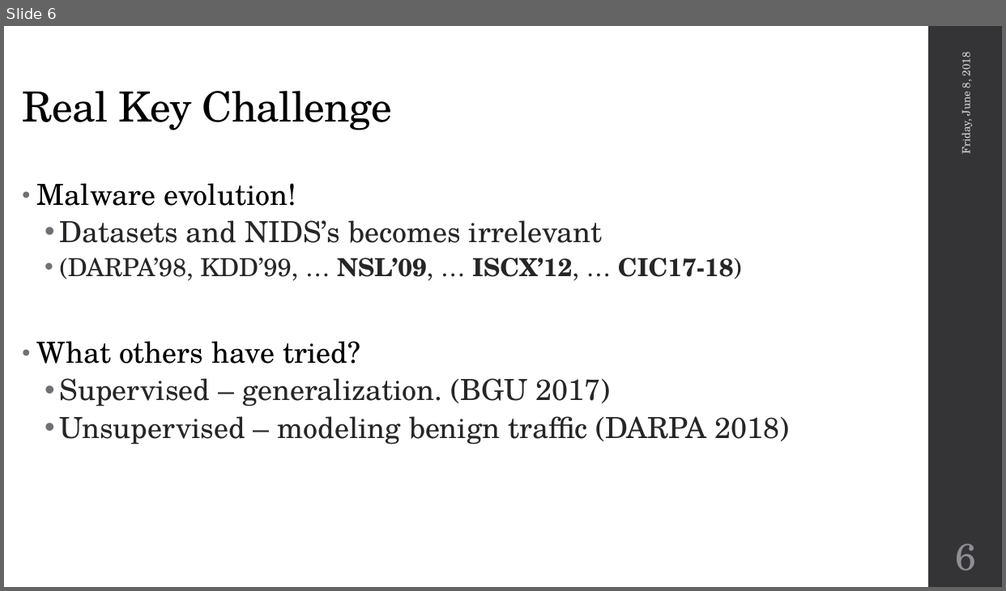
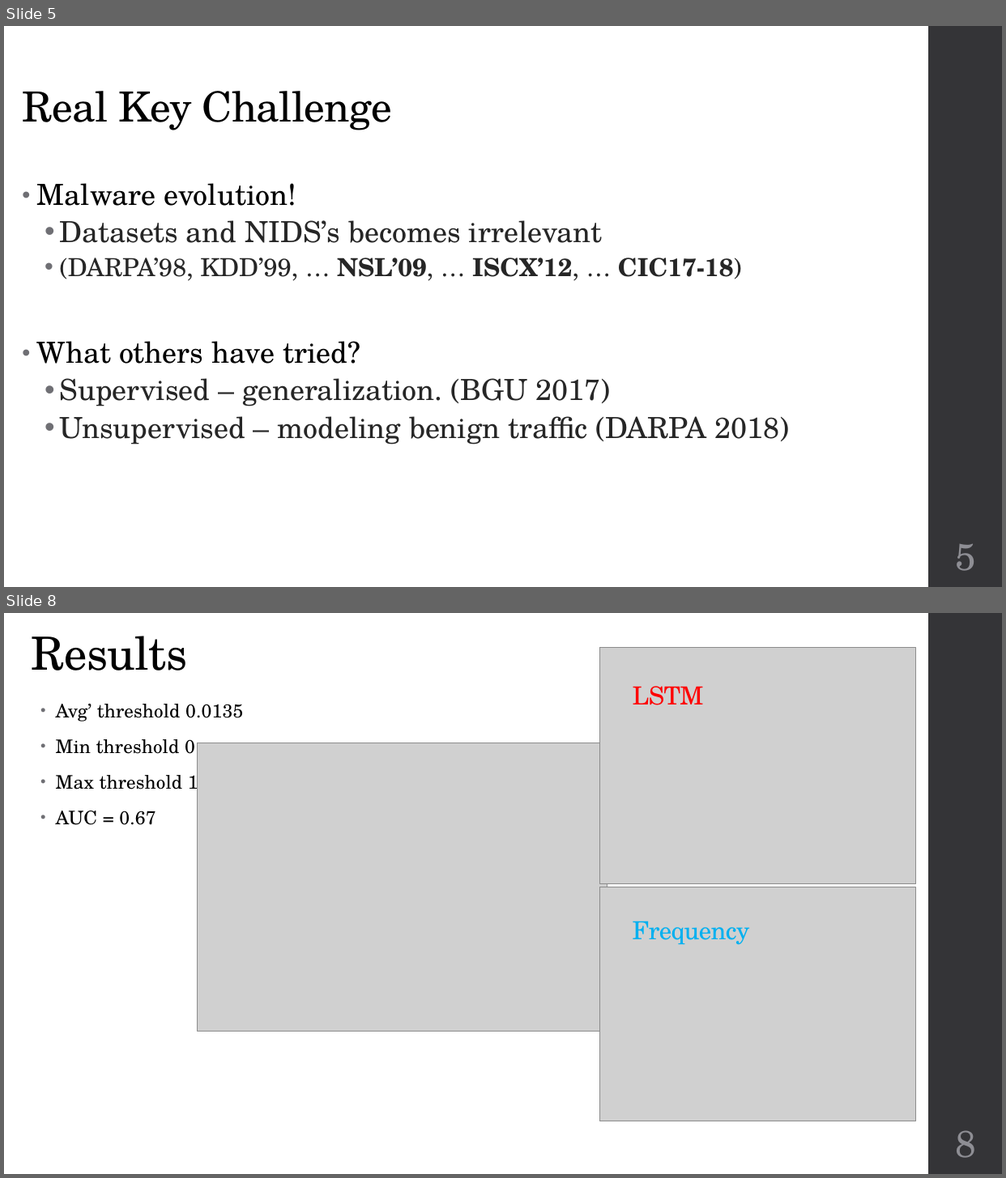
Before and after one commit to omerza/AnomalyDetection, a slide deck: omer_aryeh.pptx. Shown one above the other, each under a label of ours: slide 6 before the commit, slides 5 and 8 after it; the slides between them are not shown. The pictures are 1006x591 and 1006x1178 pixels, drawn with LibreOffice and Linux fonts; fonts in the diff are those of the drawing; grey boxes stand for pictures; background and template pictures are left out. Boxes give left, top, right and bottom in pixels: in the first picture for what was removed or moved away, otherwise in the second. Text is boxed around its words. In the diff, an @@ line names an element or a change of style, - is before the commit and + after.

```diff
--- a/omer_aryeh.pptx
+++ b/omer_aryeh.pptx
@@ slide 8 added at (4,613,1002,1174), background #FFFFFF; not listed: 1 template element that a slide beside it also shows @@
@@ title added at (32,636,187,671), 44 pt, text #000000 @@
+Results
@@ picture added at (600,648,917,884) @@
@@ text added at (56,704,243,825), 18 pt, text #000000 @@
+• Avg’ threshold 0.0135
+• Min threshold 0
+• Max threshold 1
+• AUC = 0.67
@@ text added at (633,686,704,705), 24 pt, text #FF0000 @@
+LSTM
@@ picture added at (197,743,607,1032) @@
@@ picture added at (600,887,917,1122) @@
@@ text added at (633,921,750,945), 24 pt, text #00B0F0 @@
+Frequency
@@ page number added at (955,1131,976,1158), 36 pt, text #8E8E94 @@
+8
@@ what was slide 6 is now slide 5 @@
@@ slide 5 changed as well @@
@@ text removed at (957,54,974,154) @@
-Friday, June 8, 2018
@@ page number at (955,544,976,571): text changed @@
-6
+5
```
Also in this commit, not shown: 4 other slides changed, 5 other slides added, 4 slides removed.
